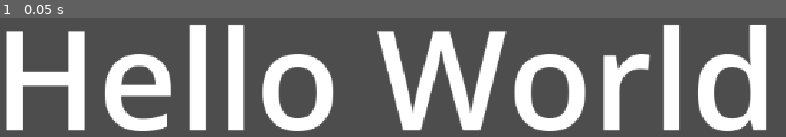
Above: before the commit, frame 1.
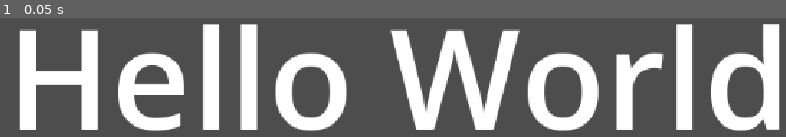
Above: after the commit, the same moment.

Repository: sevenlyfoma/godot-test
Game: Godot game, scene res://root.tscn
The game is run twice, just before and just after one commit, with the same random seed, the same clock (stepped at 60 frames per second) and the same inputs.
Inputs:
- Up to frame 1 (0.05 s): no input

The runs differ from the first frame. In frame 1, 44% of the frame differs, in the area x 0-100%, y 5-95%.

Commit message:
Added collision and gravity demo

Diff:
--- /dev/null
+++ b/ball.tscn
@@ -0,0 +1,14 @@
+[gd_scene format=3 uid="uid://dkhpiuradfjfa"]
+
+[ext_resource type="Texture2D" uid="uid://ckync6bchceyv" path="res://addons/ballBlue_10.png" id="1_x8fbi"]
+
+[sub_resource type="CircleShape2D" id="CircleShape2D_g2xtj"]
+radius = 69.45
+
+[node name="RigidBody2D" type="RigidBody2D" unique_id=567612705]
+
+[node name="CollisionShape2D" type="CollisionShape2D" parent="." unique_id=1302205185]
+shape = SubResource("CircleShape2D_g2xtj")
+
+[node name="Sprite2D" type="Sprite2D" parent="." unique_id=133327905]
+texture = ExtResource("1_x8fbi")
--- a/root.tscn
+++ b/root.tscn
@@ -1,9 +1,19 @@
 [gd_scene format=3 uid="uid://djs8p8arnqk0e"]
 
+[ext_resource type="PackedScene" uid="uid://dkhpiuradfjfa" path="res://ball.tscn" id="1_pq8q7"]
+
 [node name="Hello World Label" type="Label" unique_id=2103082945]
-offset_left = 1.0
-offset_top = 4.0
-offset_right = 92.0
-offset_bottom = 27.0
+offset_left = 20.0
+offset_top = 3.0
+offset_right = 1149.0
+offset_bottom = 276.0
 theme_override_font_sizes/font_size = 200
 text = "Hello World"
+
+[node name="RigidBody2D" parent="." unique_id=567612705 instance=ExtResource("1_pq8q7")]
+position = Vector2(832, 343)
+
+[node name="RigidBody2D2" parent="." unique_id=2120738524 instance=ExtResource("1_pq8q7")]
+position = Vector2(907, 552)
+mass = 1000.0
+gravity_scale = 0.0
Not shown, changed: .gitignore
Not shown, added: @icons picker.html
